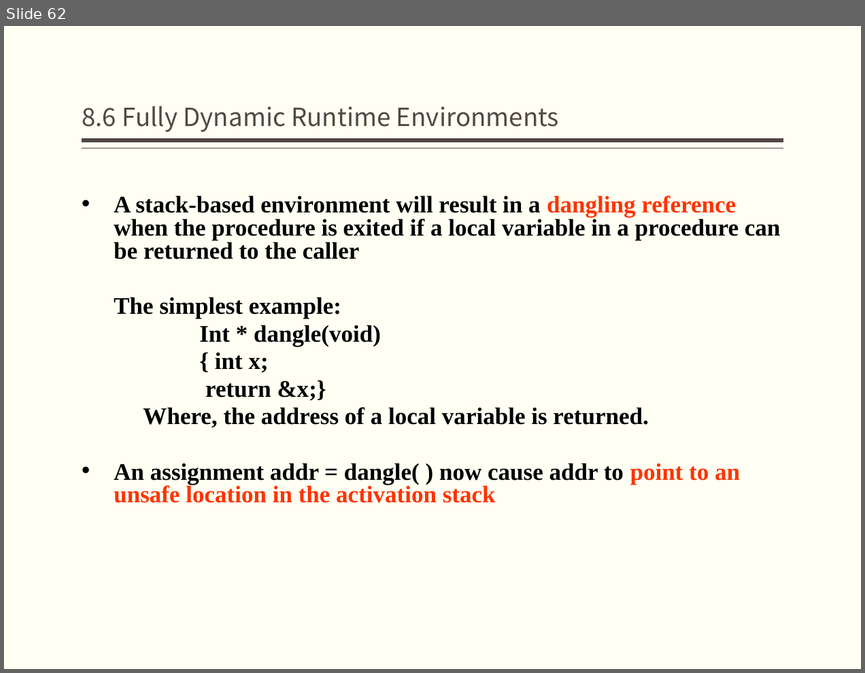
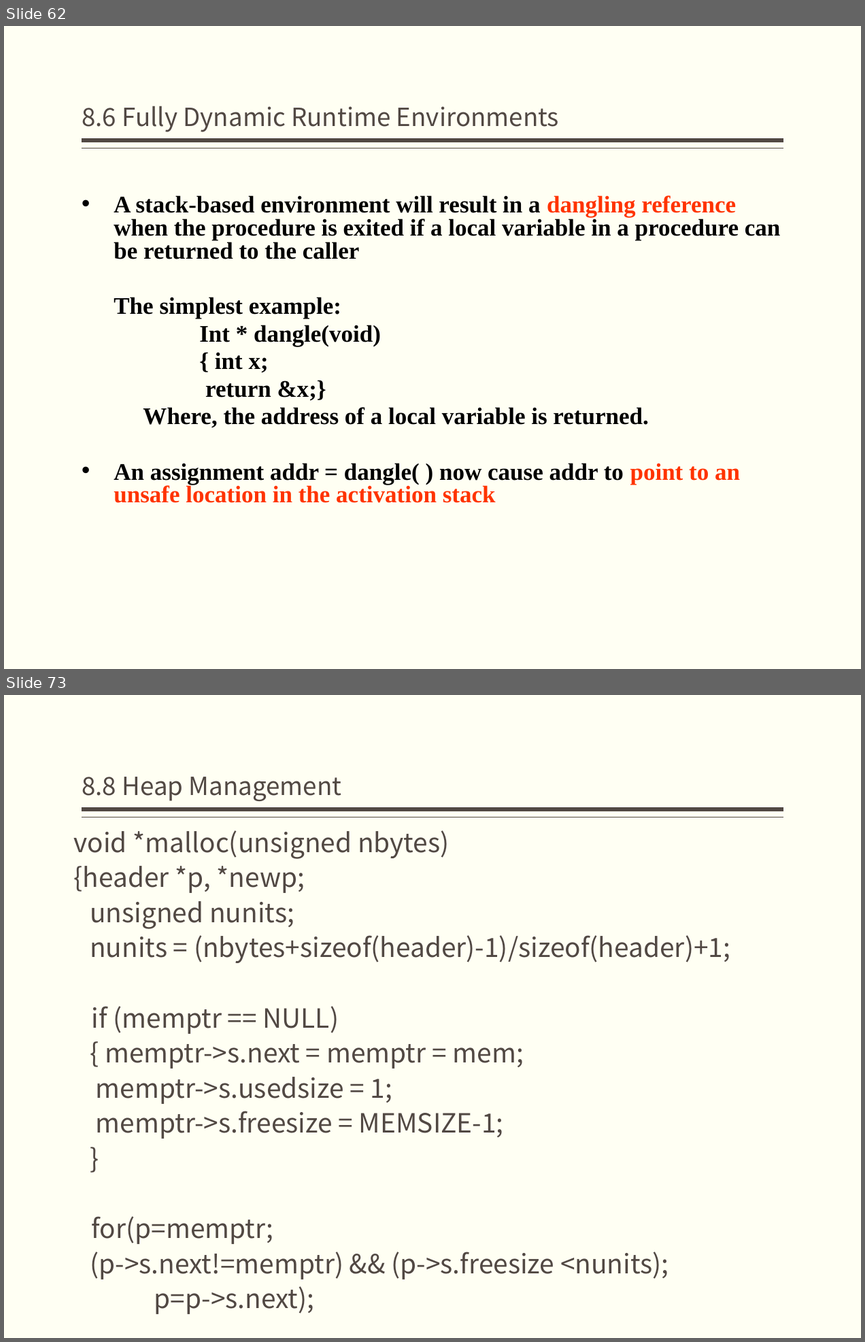
Before and after one commit to jz81/jz81.github.io, a slide deck: course/compiler/lecture/(Spring2020)Lecture8.pptx. Shown one above the other, each under a label of ours: slide 62 before the commit, slides 62 and 73 after it; the slides between them are not shown. The pictures are 865x673 and 865x1342 pixels, drawn with LibreOffice and Linux fonts; fonts in the diff are those of the drawing. Boxes give left, top, right and bottom in pixels: in the first picture for what was removed or moved away, otherwise in the second. Text is boxed around its words. In the diff, an @@ line names an element or a change of style, - is before the commit and + after.

```diff
--- a/course/compiler/lecture/(Spring2020)Lecture8.pptx
+++ b/course/compiler/lecture/(Spring2020)Lecture8.pptx
@@ slide 73 added at (4,695,861,1338), background #FFFFF3; not listed: 2 template elements that a slide beside it also shows @@
@@ title added at (82,777,342,801), 21 pt, text #514843 @@
+8.8 Heap Management
@@ text added at (74,830,730,1314), 22.2 pt, text #514843 @@
+void *malloc(unsigned nbytes)
+{header *p, *newp;
+unsigned nunits;
+nunits = (nbytes+sizeof(header)-1)/sizeof(header)+1;
+if (memptr == NULL)
+{ memptr->s.next = memptr = mem;
+memptr->s.usedsize = 1;
+memptr->s.freesize = MEMSIZE-1;
+}
+for(p=memptr;
+(p->s.next!=memptr) && (p->s.freesize <nunits);
+p=p->s.next);
```
Also in this commit, not shown: 4 slides changed, 18 other slides added.
